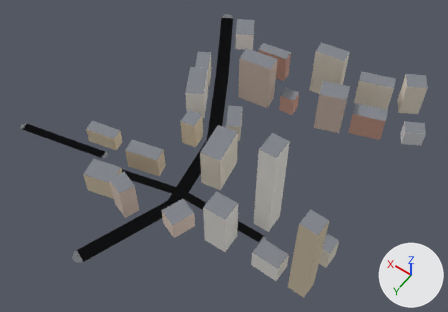
A saved change to the glTF model apps/client/public/cities/moscow_synth/tiles/-1_-3.glb.
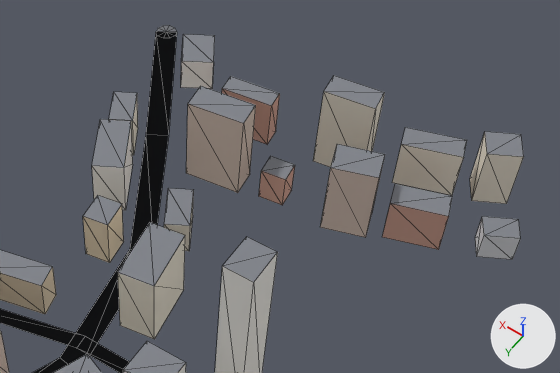
There are two pictures of each version: one whole from a 50 mm camera at (-319.0, 958.0, 448.0) aimed at (-126.0, 688.0, 24.0), one close up on the part from 30% to 100% of the width and 0% to 67% of the height. The axes (+X, +Y, +Z) are drawn at lower right. The lights are the same throughout. The older version's two pictures come first. The close-ups show mesh edges as thin lines. Vertices at exactly the same position are counted once.

The older version as bpy lines, for what is in view:
```python
me_mesh_0 = bpy.data.meshes.new('Mesh_0')
me_mesh_0.from_pydata(...)  # 286 vertices, 324 faces; spans x -257.0..64.0, y 506.0..830.0, z 0.0..100.0
# faces by material slot: [74, 200, 50]
me_mesh_0.materials.append(mat_road)
me_mesh_0.materials.append(mat_facade)
me_mesh_0.materials.append(mat_roof)
# before: 0 (-11.0, 509.0, 0.0) at pixel (176, 32), 1 (0.0, 516.0, 0.0) at pixel (155, 31), 2 (-59.0, 586.0, 0.0) at pixel (168, 135), 3 (-48.0, 593.0, 0.0) at pixel (145, 134)
ob_mesh_0 = bpy.data.objects.new('Mesh_0', me_mesh_0)
ob_mesh_0.location = (0.0, 0.0, 0.0)
```
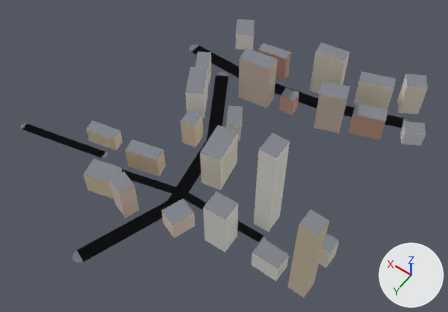
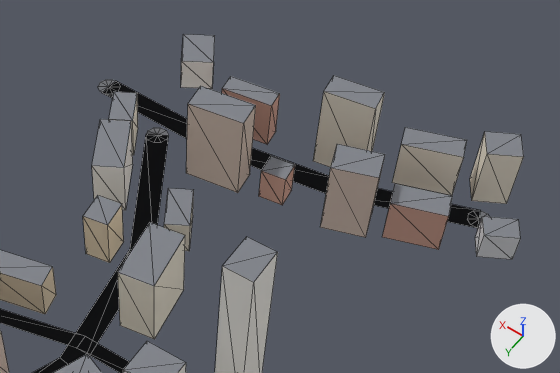
The newer file is also turned or shifted as a whole; pictures and numbers use the older file's frame.

Boxes [x1, y1, x2, y2] around the edits, measured in the close-ups (560 x 373 px; the box of a moved part takes in the faces that stretch with it):
'Mesh_0', reshaped
    before: [0, 25, 524, 373]
    after: [0, 34, 524, 373]
part 1 of me_mesh_0, moved or reshaped
    before: [157, 25, 177, 32]
    after: [478, 211, 490, 228]
part 2 of me_mesh_0, added
    after: [98, 80, 115, 92]
part 3 of me_mesh_0, added
    after: [147, 128, 168, 136]
part 4 of me_mesh_0, reshaped
    before: [146, 31, 177, 136]
    after: [102, 81, 481, 228]

Patch to the scene script:
```diff
--- a/apps/client/public/cities/moscow_synth/tiles/-1_-3.glb.py
+++ b/apps/client/public/cities/moscow_synth/tiles/-1_-3.glb.py
@@ me_mesh_0 @@
 # used by ob_mesh_0; location = (0.0, 0.0, 0.0)
 # verts and faces of me_mesh_0; kept vertices keep their numbers, new ones are numbered from 286
-me_mesh_0.from_pydata(...)  # 286 vertices, 324 faces; spans x -257.0..64.0, y 506.0..830.0, z 0.0..100.0
+me_mesh_0.from_pydata(...)  # 314 vertices, 348 faces; spans x -257.0..64.0, y 508.0..830.0, z 0.0..100.0
+# me_mesh_0 part 1: the loose piece of 11 vertices spanning x -12.0..1.0, y 506.0..519.0, z 0.0 is moved by (-225.0, 28.0, 0.0)
+# me_mesh_0 part 2: the loose piece of 11 vertices spanning x -12.0..1.0, y 506.0..519.0, z 0.0 is copied, and the copy is moved by (-1.0, 61.0, 0.0); it spans x -13.0..0.0, y 567.0..579.0, z 0.0
+# me_mesh_0 part 3: the loose piece of 11 vertices spanning x -12.0..1.0, y 506.0..519.0, z 0.0 is copied, and the copy is moved by (-48.0, 77.0, 0.0); it spans x -60.0..-47.0, y 583.0..596.0, z 0.0
+# me_mesh_0 part 4
+delete_vertices([0, 1])  # with the faces that use them
+verts[286] = (-233.0, 547.0, 0.0)  # pixel (477, 228)
+verts[287] = (-229.0, 535.0, 0.0)  # pixel (480, 210)
+verts[288] = (-160.0, 572.0, 0.0)
+verts[289] = (-157.0, 559.0, 0.0)
+verts[290] = (-83.0, 583.0, 0.0)
+verts[291] = (-82.0, 569.0, 0.0)
+verts[292] = (-6.0, 580.0, 0.0)  # pixel (101, 92)
+verts[293] = (-7.0, 566.0, 0.0)  # pixel (115, 80)
+faces += [(286, 288, 287), (287, 288, 289), (288, 290, 289), (289, 290, 291), (290, 292, 291), (291, 292, 293)]  # mat_road
 me_mesh_0.materials.append(mat_road)
```
